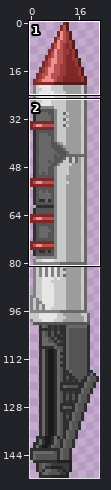
A sprite sheet gets an edit: Content/Rockets/Modules/BoosterLeft.png. Above, an overview of the earlier version with the close-up marked.
Close-up. Before the edit:
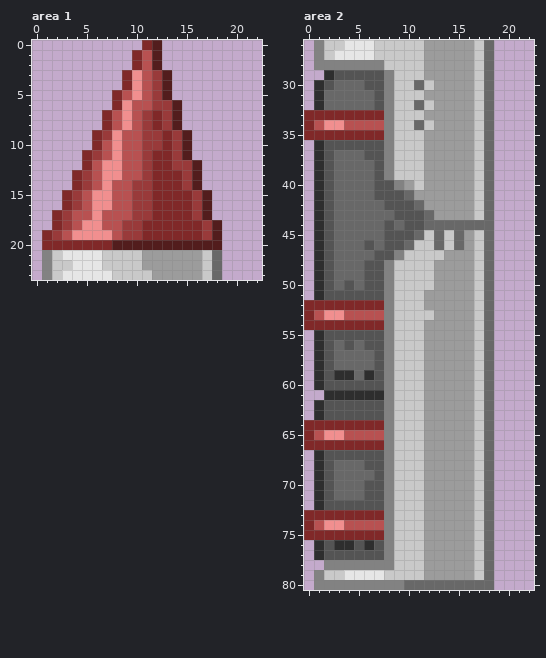
The file is 46x304 pixels, drawn in blocks of 2x2; one block is one cell here. Colours within 5 levels of each other are drawn and written as one. Shown: area 1: x 0..22, y 0..23; area 2: x 0..22, y 26..80. The commit also changed other parts of the picture, which this record leaves out.
And afterwards:
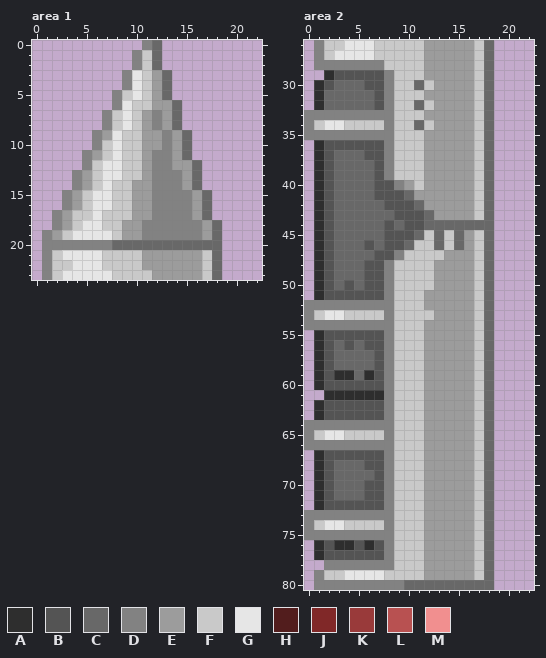
Palette (. is transparent): A #2e2e2e  B #545454  C #686868  D #828282  E #9c9c9c  F #c9c9c9  G #e6e6e6  H #521d1d  J #802828  K #993a3a  L #b85151  M #f18f8f
The exact change:
Changed rows in their new state; - is an unchanged pixel.
Area 1:
first column x 1:
 0 ----------DC------
 1 ---------DFC------
 2 ---------DFC------
 3 --------DGFEC-----
 4 --------DGFEC-----
 5 -------DFGFEC-----
 6 -------DGFFEEC----
 7 ------DFGFEDEC----
 8 ------DFGFEDEC----
 9 -----DEGFFEEDEC---
10 -----DFGFFEEDEC---
11 ----DEFGFFEDDEC---
12 ----DFGGFFEDDEEC--
13 ---DEFGGFFEDDDEC--
14 ---DEFGFFEEDDDEC--
15 --DEFGGFFEEDDDDEC-
16 --DEFGGFFEEDDDDEC-
17 -DEFFGFFFEEDDDDEC-
18 -DEFGGFFEEDDDDDDEC
19 DEFGGGGFEEDDDDDDEC
20 DDDDDDDCCCCCCCCCCC
Area 2:
first column x 0:
33 DDDDDDDD
34 DFGGFFFF
35 DDDDDDDD
first column x 0:
52 DDDDDDDD
53 DFGGFFFF
54 DDDDDDDD
first column x 0:
64 DDDDDDDD
65 DFGGFFFF
66 DDDDDDDD
first column x 0:
73 DDDDDDDD
74 DFGGFFFF
75 DDDDDDDD
Changed places in both close-ups, as pixel boxes (x1, y1, x2, y2):
changed: (42, 40, 222, 250)
changed: (304, 110, 384, 140)
changed: (304, 300, 384, 330)
changed: (304, 420, 384, 450)
changed: (304, 510, 384, 540)
